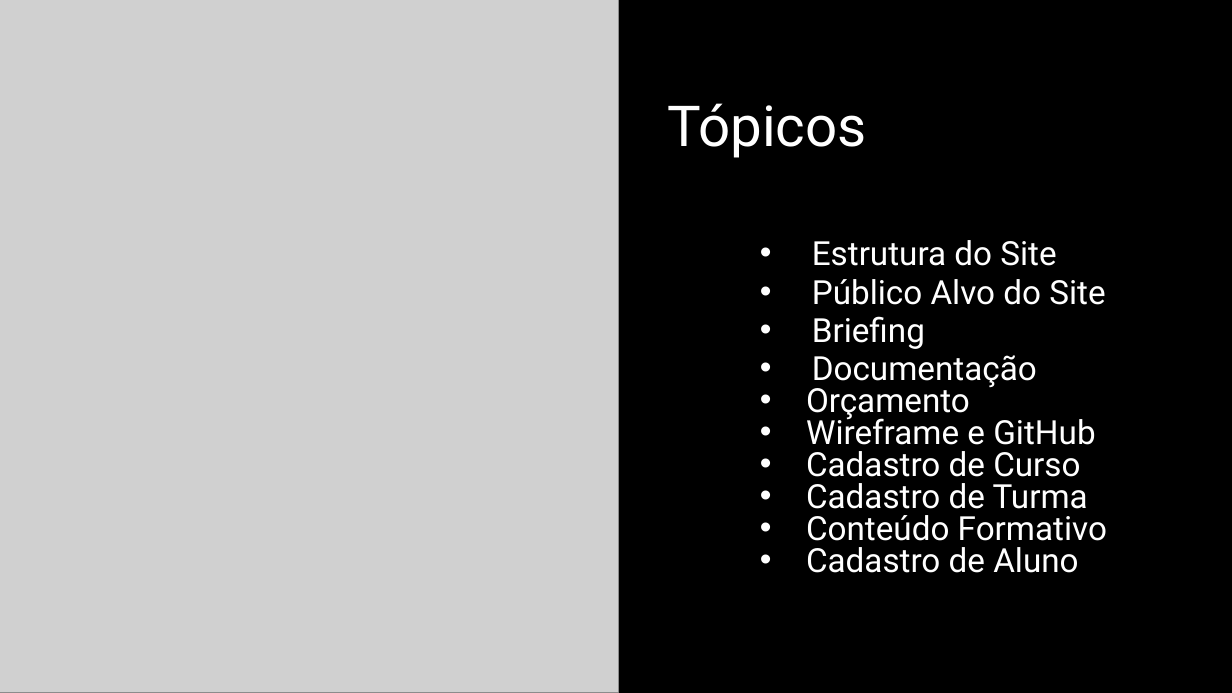
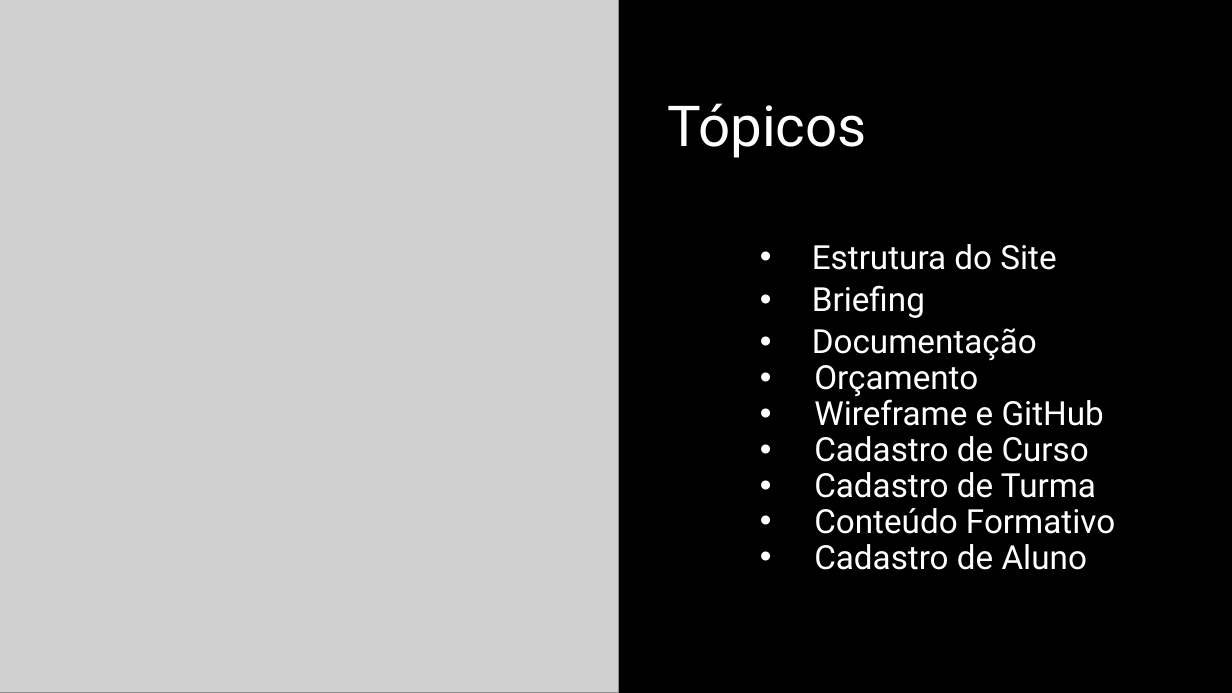
Before and after one commit to rafaelleitedasilva/Secretaria, a slide deck: slide 2 of Documentação/Apresentação Secretaria.pptx. Drawn at 1232x693 pixels with LibreOffice and Linux fonts; fonts in the diff are those of the drawing; grey boxes stand for pictures. Boxes give left, top, right and bottom in pixels: in the first picture for what was removed or moved away, otherwise in the second. Text is boxed around its words. In the diff, an @@ line names an element or a change of style, - is before the commit and + after.

```diff
--- a/Documentação/Apresentação Secretaria.pptx
+++ b/Documentação/Apresentação Secretaria.pptx
@@ text "Estrutura do Site" at [812, 244, 1115, 570]: line spacing 0.8 to 0.9 @@
@@ text at [812, 279, 1105, 305]: paragraph removed @@
-    • Público Alvo do Site
```
Also in this commit, not shown: 2 slides added, 1 other file.
